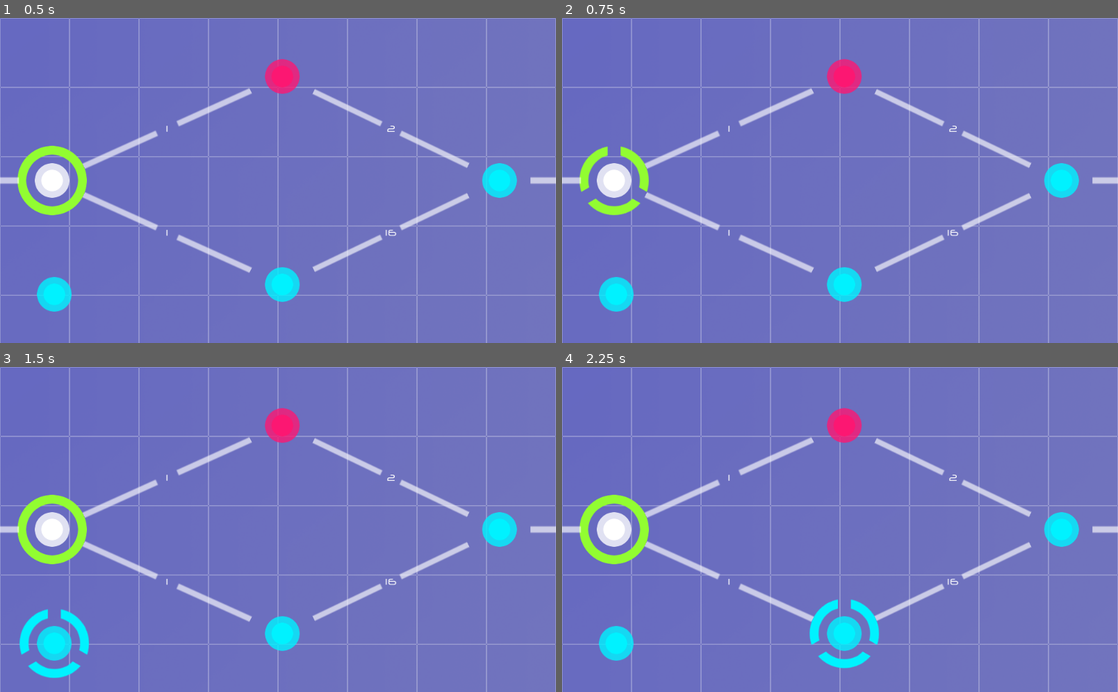
Above: before the commit, frames 1-4 (two rows, left to right).
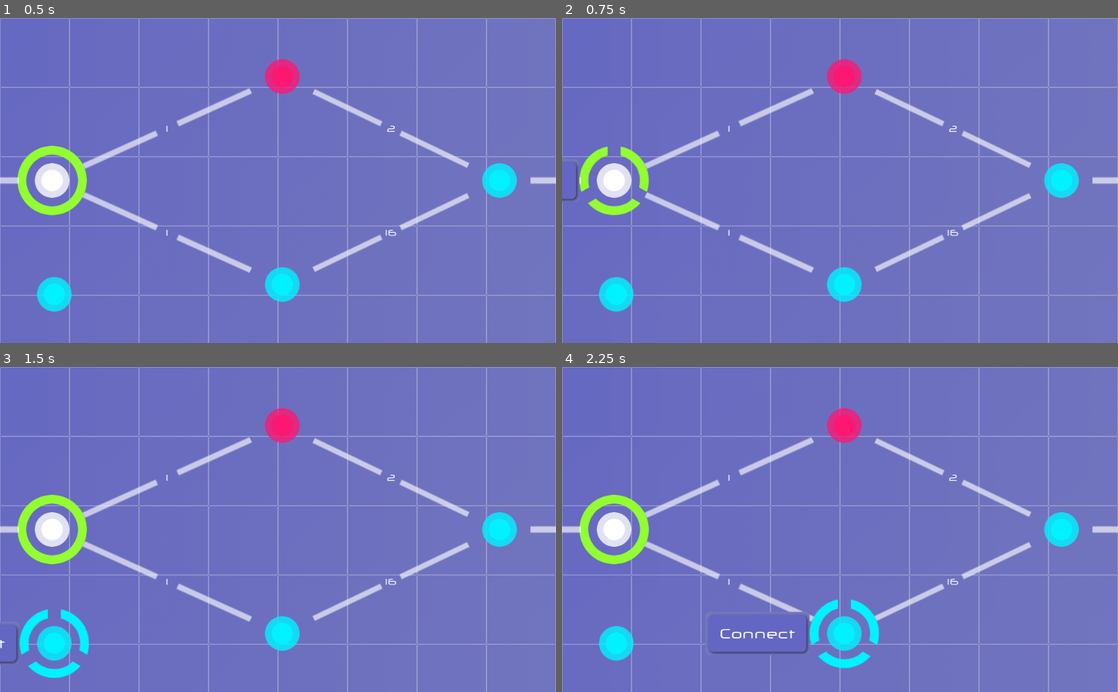
Above: after the commit, the same moments.

Repository: Maaack/Node-Traversal
Game: Godot game, scene res://Scenes/Main.tscn
The game is run twice, just before and just after one commit, with the same random seed, the same clock (stepped at 60 frames per second) and the same inputs.
Inputs (mouse positions are in pixels of both pictures, inside the frame that each line leads up to):
- Up to frame 1 (0.5 s): no input
- Up to frame 2 (0.75 s): tap Enter at 0.5 s; move the mouse to (612, 180) at 0.52 s
- Up to frame 3 (1.5 s): tap Space at 1.25 s; move the mouse to (55, 643) at 1.27 s
- Up to frame 4 (2.25 s): tap Enter at 2 s; move the mouse to (845, 633) at 2.02 s

Frame 1 is identical in both runs. In frame 2, 0.1% of the frame differs, in the area x 0-4%, y 43-57%; in frame 3, 0.1%; in frame 4, 0.5%, in the area x 25-45%, y 75-89%.

Commit message:
INIT-01: Show UI box with action text on hover.

Diff:
--- a/Scenes/GameLayer/IntrusionNode/IntrusionNode.gd
+++ b/Scenes/GameLayer/IntrusionNode/IntrusionNode.gd
@@ -11,6 +11,7 @@
 signal mouse_exited
 
 export(Resource) var occupying_character setget set_occupying_character
+export(String) var action_text
 
 var mouse_hovering = false
 var port_route_map = {}
@@ -20,12 +21,12 @@
 	update_ring()
 
 func _on_Area2D_mouse_entered():
-	emit_signal("mouse_entered")
+	emit_signal("mouse_entered", self)
 	mouse_hovering = true
 	update_ring()
 
 func _on_Area2D_mouse_exited():
-	emit_signal("mouse_exited")
+	emit_signal("mouse_exited", self)
 	mouse_hovering = false
 	update_ring()
 
--- a/Scenes/GameLayer/IntrusionNode/OpenNode/OpenNode.tscn
+++ b/Scenes/GameLayer/IntrusionNode/OpenNode/OpenNode.tscn
@@ -4,3 +4,4 @@
 
 [node name="OpenNode" instance=ExtResource( 1 )]
 modulate = Color( 0, 0.952941, 1, 1 )
+action_text = "Connect"
--- a/Scenes/GameLayer/IntrusionNode/SecureNode/SecureNode.tscn
+++ b/Scenes/GameLayer/IntrusionNode/SecureNode/SecureNode.tscn
@@ -4,3 +4,4 @@
 
 [node name="SecureNode" instance=ExtResource( 1 )]
 modulate = Color( 0.992157, 0.0941176, 0.45098, 1 )
+action_text = "Attack"
--- a/Scenes/GameLayer/Levels/Level1.gd
+++ b/Scenes/GameLayer/Levels/Level1.gd
@@ -3,7 +3,9 @@
 
 class_name Level_One
 
-var action_box_scene = preload("res://Scenes/GameLayer/UIBox/ActionBox/ActionBox.tscn")
+export(Vector2) var action_box_position_offset = Vector2(-160, 0)
+
+var action_box_scene = preload("res://Scenes/GameLayer/UIBox/ActionBox/ActionBoxNode.tscn")
 var node_action_box_map = {}
 
 func _ready():
@@ -16,18 +18,29 @@
 			child.connect("mouse_entered", self, "_on_IntrusionNode_mouse_entered")
 			child.connect("mouse_exited", self, "_on_IntrusionNode_mouse_exited")
 
+func _on_IntrusionNode_mouse_entered(node:IntrusionNode):
+	show_action_box(node)
 
-func _on_IntrusionNode_mouse_entered():
-	pass
+func _on_IntrusionNode_mouse_exited(node:IntrusionNode):
+	hide_action_box(node)
 
-func _on_IntrusionNode_mouse_exited():
-	pass
-
-func add_action_box(node:IntrusionNode):
-	var key = node.get_id()
+func show_action_box(node:IntrusionNode):
+	var key = node.get_instance_id()
 	var action_box
 	if node_action_box_map.has(key):
 		action_box = node_action_box_map[key]
 		action_box.show()
-		return action_box
-	action_box = action_box_scene.instance()
+	else:
+		action_box = action_box_scene.instance()
+		add_child(action_box)
+		action_box.position = node.position + action_box_position_offset
+		action_box.intrusion_node = node
+		node_action_box_map[key] = action_box
+	return action_box
+
+func hide_action_box(node:IntrusionNode):
+	var key = node.get_instance_id()
+	var action_box
+	if node_action_box_map.has(key):
+		action_box = node_action_box_map[key]
+		action_box.hide()
--- /dev/null
+++ b/Scenes/GameLayer/UIBox/ActionBox/ActionBoxNode.gd
@@ -0,0 +1,18 @@
+extends Node2D
+
+
+onready var label_node = $ActionBox/MarginContainer/Control/HBoxContainer/Label
+
+export(Resource) var intrusion_node setget set_intrusion_node
+
+func _process(delta):
+	update_text()
+
+func set_intrusion_node(value:IntrusionNode):
+	intrusion_node = value
+	update_text()
+
+func update_text():
+	if not is_instance_valid(label_node) or not is_instance_valid(intrusion_node):
+		return
+	label_node.text = intrusion_node.action_text
--- /dev/null
+++ b/Scenes/GameLayer/UIBox/ActionBox/ActionBoxNode.tscn
@@ -0,0 +1,17 @@
+[gd_scene load_steps=3 format=2]
+
+[ext_resource path="res://Scenes/GameLayer/UIBox/ActionBox/ActionBox.tscn" type="PackedScene" id=1]
+[ext_resource path="res://Scenes/GameLayer/UIBox/ActionBox/ActionBoxNode.gd" type="Script" id=2]
+
+[node name="ActionBoxNode" type="Node2D"]
+script = ExtResource( 2 )
+
+[node name="ActionBox" parent="." instance=ExtResource( 1 )]
+anchor_left = 0.5
+anchor_top = 0.5
+anchor_right = 0.5
+anchor_bottom = 0.5
+margin_left = -96.0
+margin_top = -40.0
+margin_right = 96.0
+margin_bottom = 40.0
